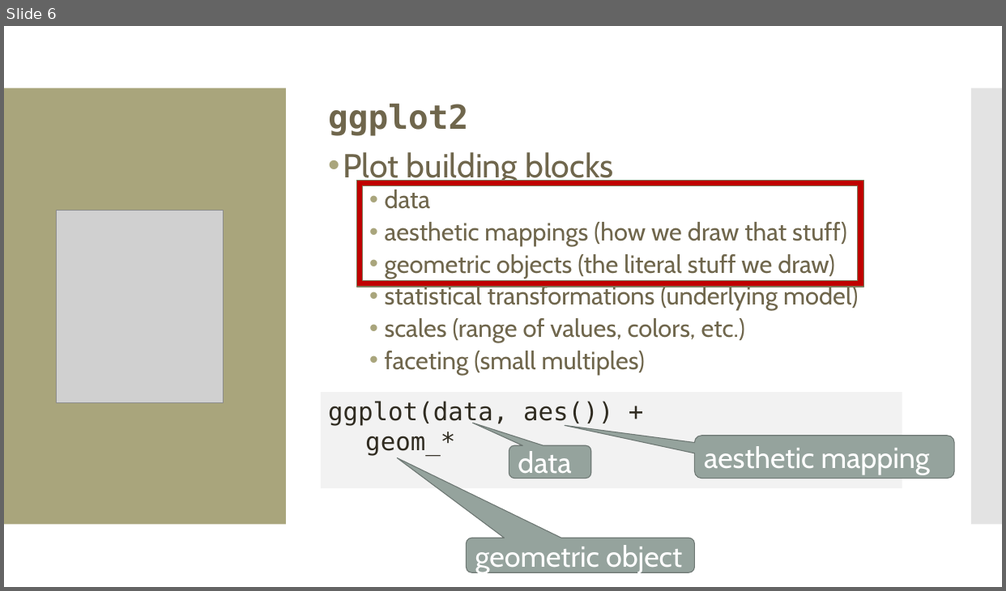
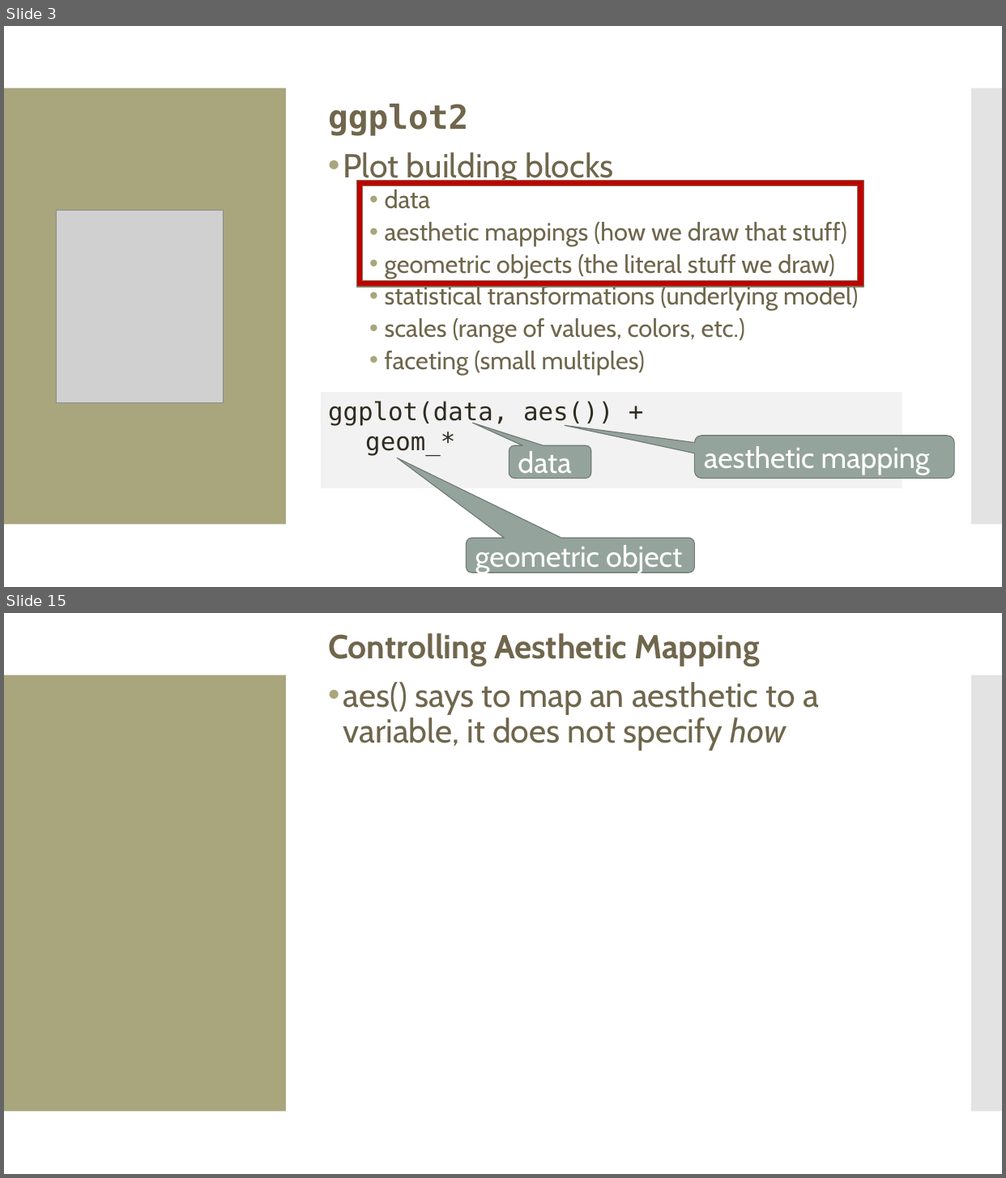
Before and after one commit to amosca01/Intro-DS-F23, a slide deck: slides/07-grammar-of-graphics-color.pptx. Shown one above the other, each under a label of ours: slide 6 before the commit, slides 3 and 15 after it; the slides between them are not shown. The pictures are 1006x591 and 1006x1178 pixels, drawn with LibreOffice and Linux fonts; fonts in the diff are those of the drawing; grey boxes stand for pictures. Boxes give left, top, right and bottom in pixels: in the first picture for what was removed or moved away, otherwise in the second. Text is boxed around its words. In the diff, an @@ line names an element or a change of style, - is before the commit and + after.

```diff
--- a/slides/07-grammar-of-graphics-color.pptx
+++ b/slides/07-grammar-of-graphics-color.pptx
@@ slide 15 added at <box>4,613,1002,1174</box>, background #FFFFFF; not listed: 2 template elements that a slide beside it also shows @@
@@ text added at <box>328,633,819,751</box>, 32 pt, text #6F664C @@
+Controlling Aesthetic Mapping
+• aes() says to map an aesthetic to a variable, it does not specify how
@@ what was slide 6 is now slide 3 @@
```
Also in this commit, not shown: 3 slides changed, 19 other slides added, 5 slides removed, 4 other files.
